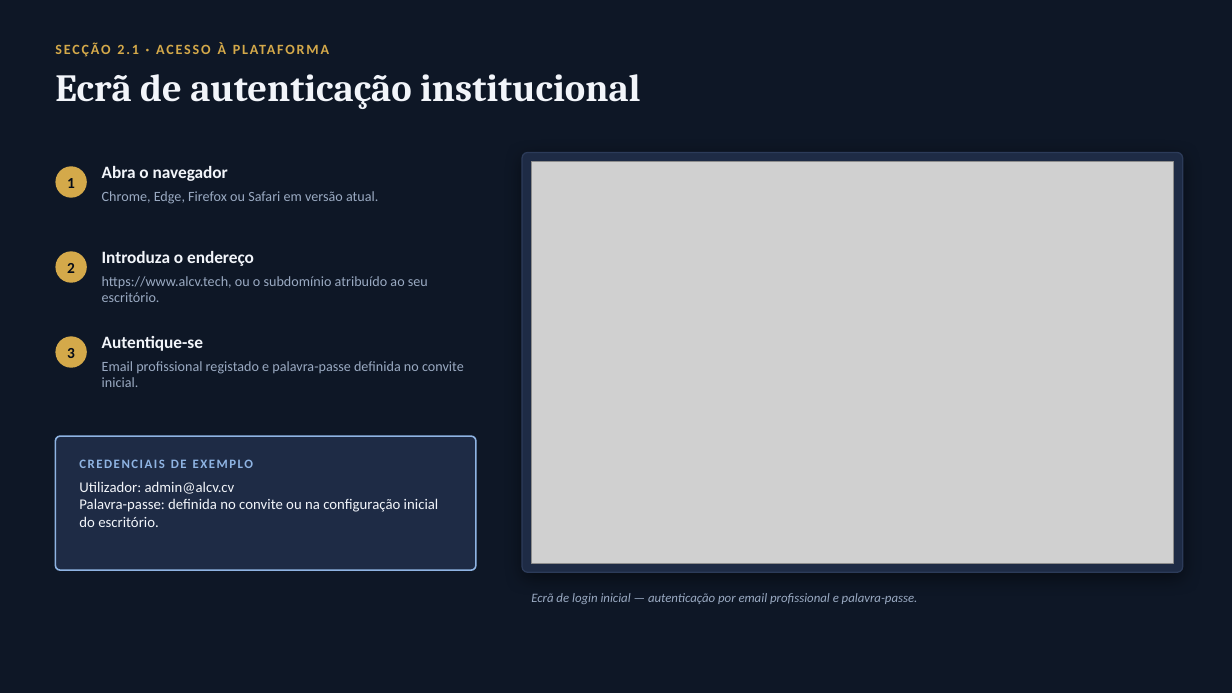
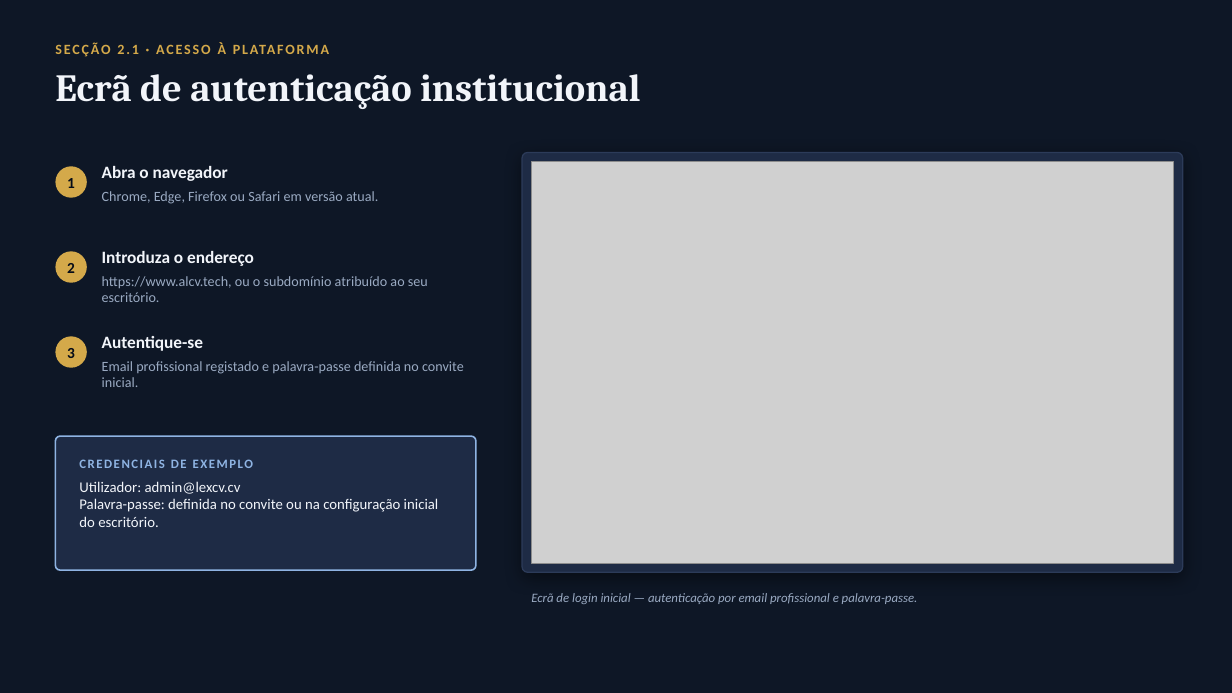
Before and after one commit to tchspprtcv/lexcv, a slide deck: slide 5 of docs/MANUAL_DO_UTILIZADOR.pptx. Drawn at 1232x693 pixels with LibreOffice and Linux fonts; fonts in the diff are those of the drawing; grey boxes stand for pictures. Boxes give left, top, right and bottom in pixels: in the first picture for what was removed or moved away, otherwise in the second. Text is boxed around its words. In the diff, an @@ line names an element or a change of style, - is before the commit and + after.

```diff
--- a/docs/MANUAL_DO_UTILIZADOR.pptx
+++ b/docs/MANUAL_DO_UTILIZADOR.pptx
@@ text at (79,481,241,494): text changed @@
-Utilizador: admin@alcv.cv
+Utilizador: admin@lexcv.cv
```
Also in this commit, not shown: 3 other slides changed, 30 other files.
